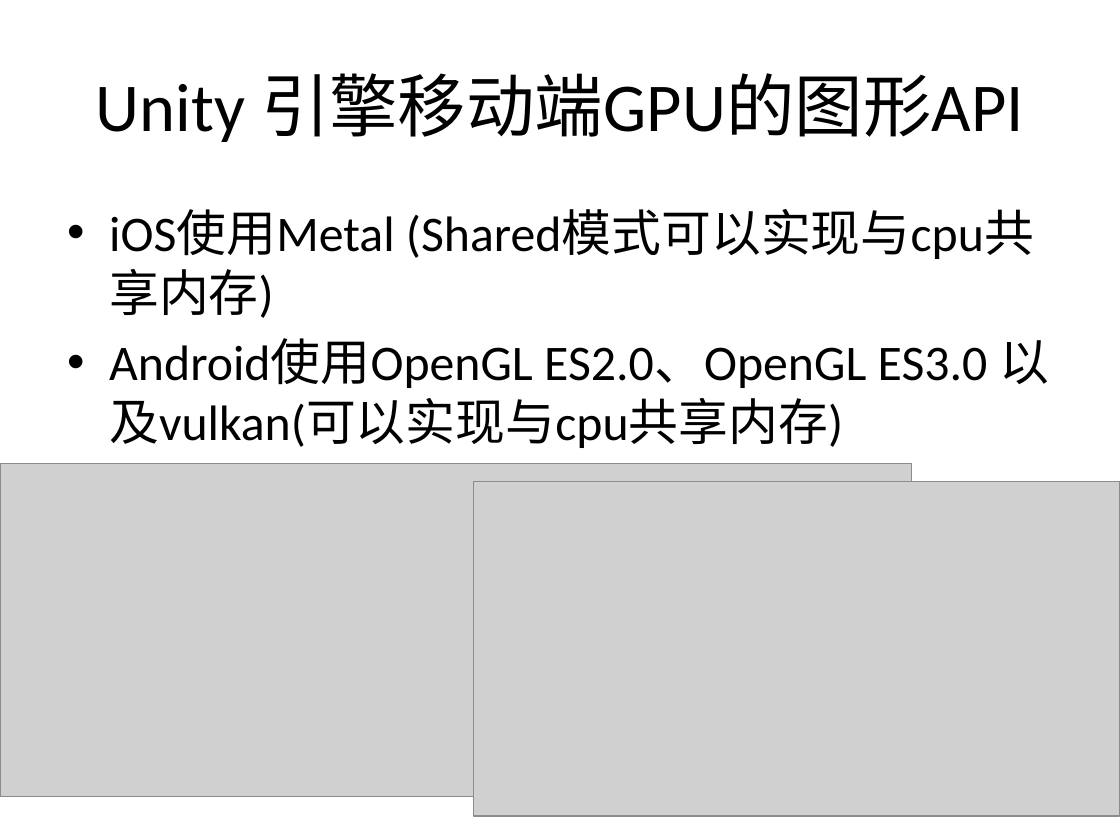
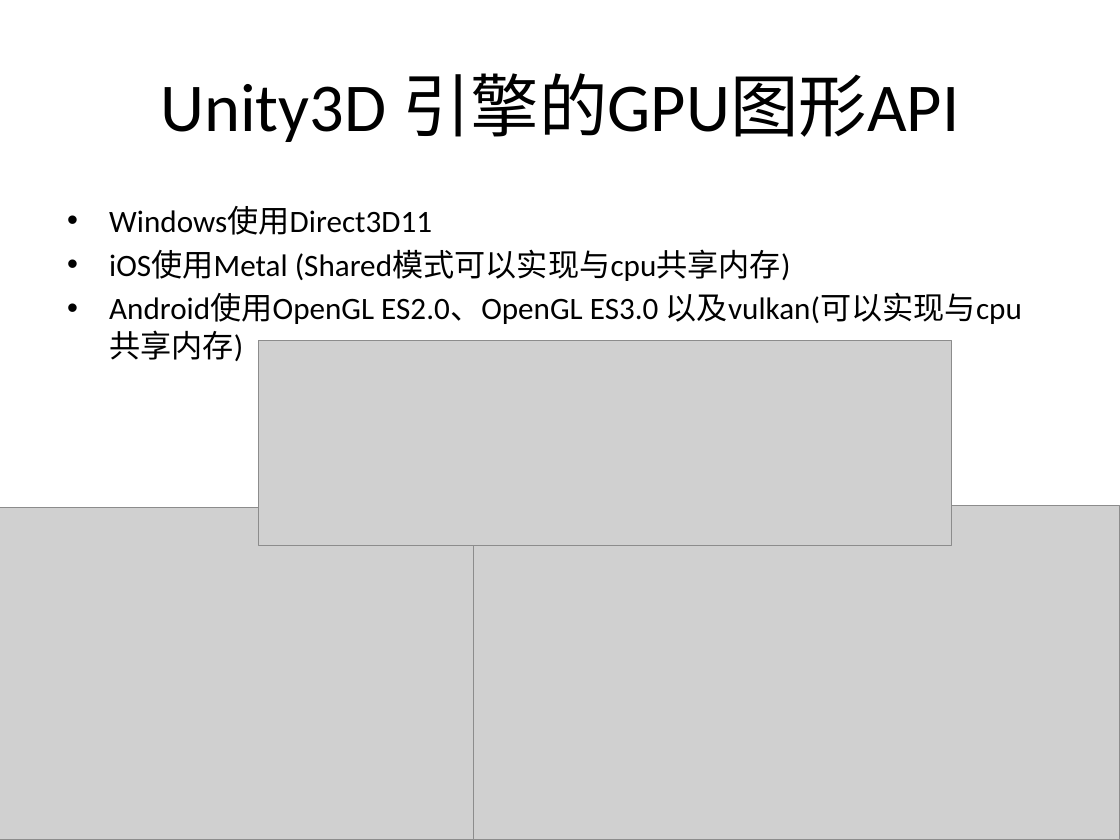
Before and after one commit to eangulee/UnityPerformanceOptimization, a slide deck: slide 8 of GPU Render Pipepline.pptx (slide 7 before the commit). Drawn at 1120x840 pixels with LibreOffice and Linux fonts; fonts in the diff are those of the drawing; grey boxes stand for pictures. Boxes give left, top, right and bottom in pixels: in the first picture for what was removed or moved away, otherwise in the second. Text is boxed around its words. In the diff, an @@ line names an element or a change of style, - is before the commit and + after.

Commit message:
fixed

```diff
--- a/GPU Render Pipepline.pptx
+++ b/GPU Render Pipepline.pptx
@@ title at (160,73,959,142): text changed @@
-Unity 引擎移动端GPU的图形API
+Unity3D 引擎的GPU图形API
@@ text at (109,206,432,235): paragraph added @@
+• Windows使用Direct3D11
@@ text at (109,250,1022,324): size 32 to 20 pt in "iOS使用Metal (Shared模式可以实现与cpu共享内存)", "Android使用OpenGL ES2.0、OpenGL ES3.0 以及vulkan(可以实现与cpu共享内存)"; less space between paragraphs @@
@@ picture added at (259,340,952,545) @@
@@ picture: place and size @@
-picture at (0,464,912,796)
+picture at (0,507,905,840)
@@ picture: place and size @@
-picture at (474,482,1120,816)
+picture at (474,505,1120,840)
```
Also in this commit, not shown: 1 other slide changed, 3 slides added.
